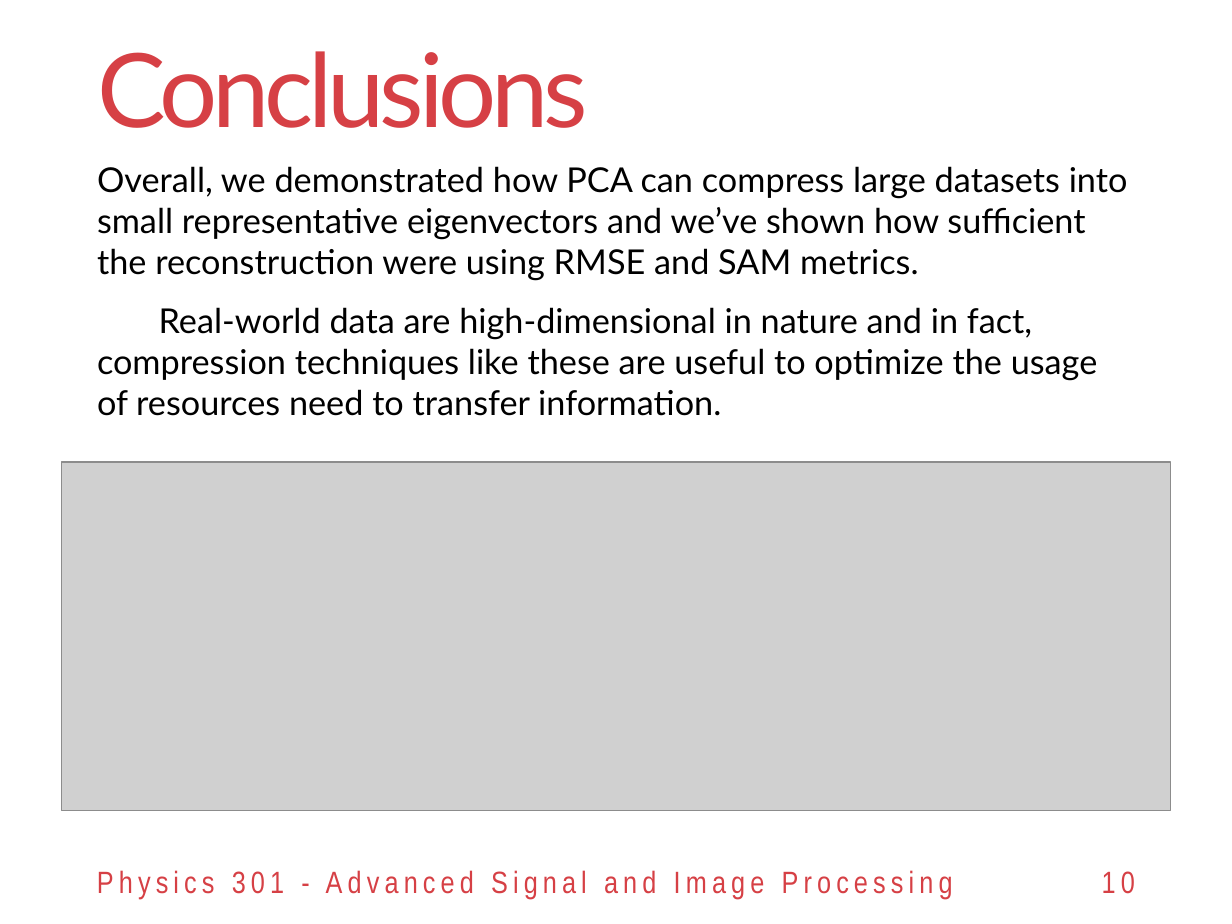
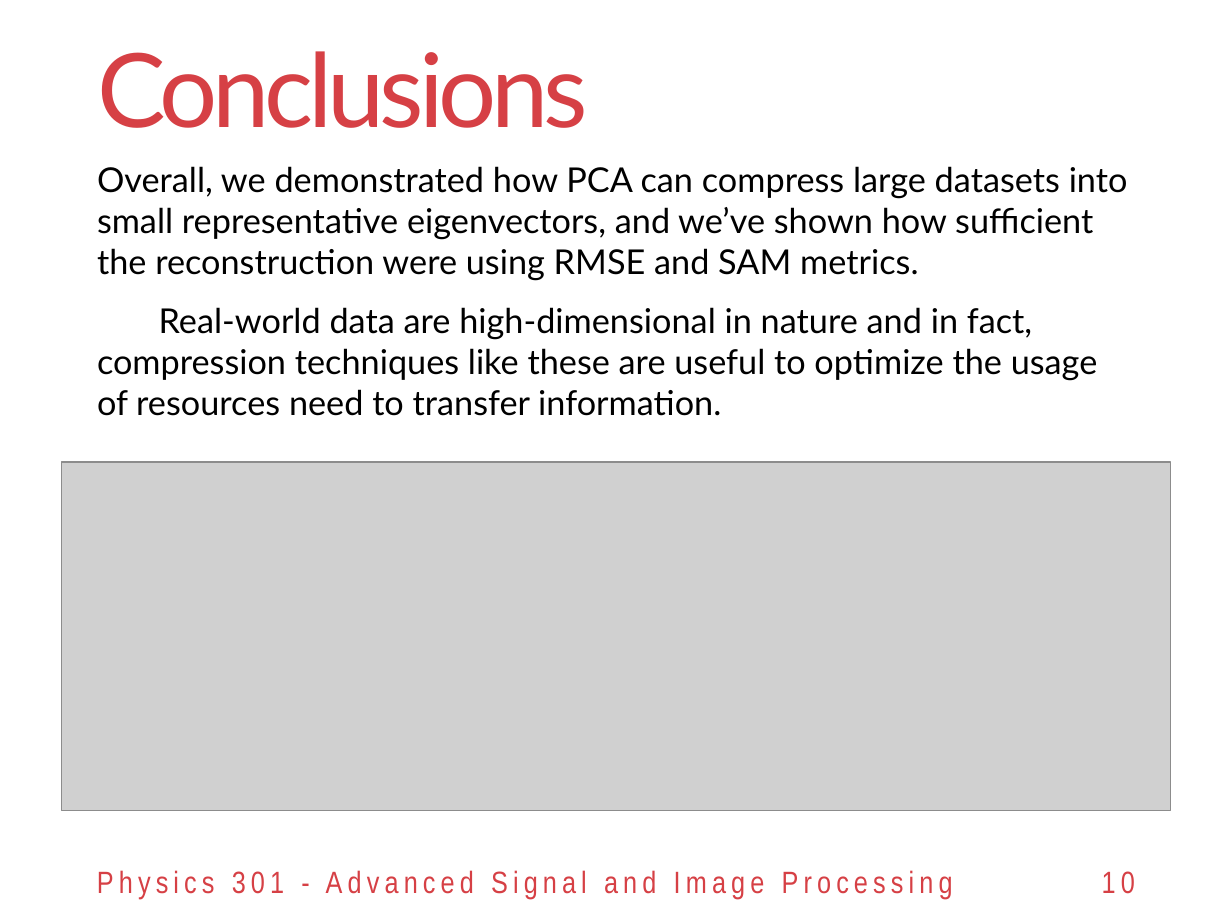
Before and after one commit to reneprincipejr/Physics-301, a slide deck: slide 10 of 03 PCA for Compression/Activity 3 - PCA for Compression.pptx. Drawn at 1232x924 pixels with LibreOffice and Linux fonts; fonts in the diff are those of the drawing; grey boxes stand for pictures; background and template pictures are left out. Boxes give left, top, right and bottom in pixels: in the first picture for what was removed or moved away, otherwise in the second. Text is boxed around its words. In the diff, an @@ line names an element or a change of style, - is before the commit and + after.

```diff
--- a/03 PCA for Compression/Activity 3 - PCA for Compression.pptx
+++ b/03 PCA for Compression/Activity 3 - PCA for Compression.pptx
@@ text at <box>97,166,1128,281</box>: text changed @@
-Overall, we demonstrated how PCA can compress large datasets into small representative eigenvectors and we’ve shown how sufficient the reconstruction were using RMSE and SAM metrics.
+Overall, we demonstrated how PCA can compress large datasets into small representative eigenvectors, and we’ve shown how sufficient the reconstruction were using RMSE and SAM metrics.
```
Also in this commit, not shown: 31 other files.
